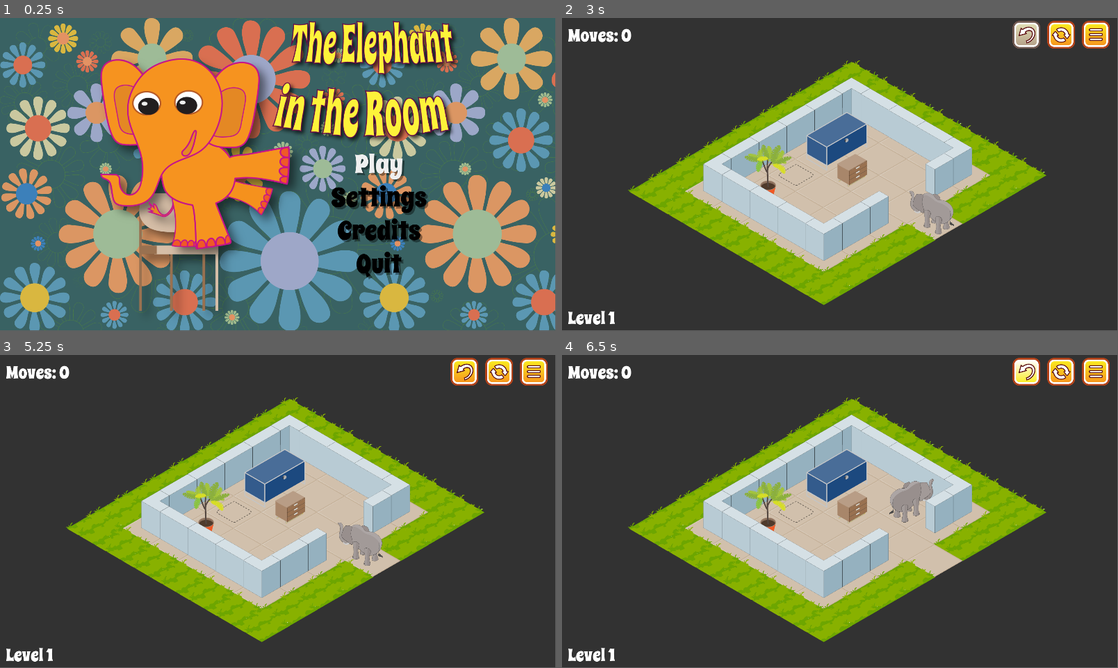
Above: before the commit, frames 1-4 (two rows, left to right).
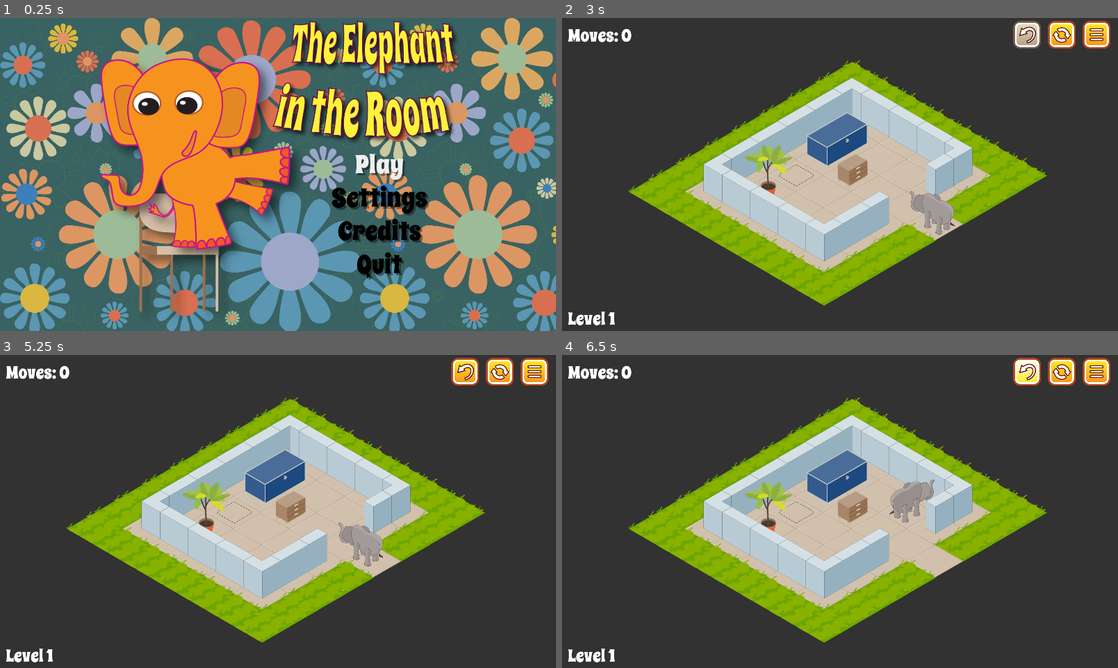
Above: after the commit, the same moments.

Repository: tripodsan/elephant-game
Game: Godot game, scene res://main.tscn
Same seed, same stepped clock (60 frames per second), same inputs: the game is played once before the commit and once after it.
Inputs (mouse positions are in pixels of both pictures, inside the frame that each line leads up to):
- Up to frame 1 (0.25 s): no input
- Up to frame 2 (3 s): click (1062, 36) at 0.5 s; click (1062, 36) at 1.25 s; click (1062, 36) at 2 s; click "Play" at 2.75 s
- Up to frame 3 (5.25 s): click (533, 373) at 3.5 s; click "Play" at 4.25 s; tap Enter at 5 s; move the mouse to (400, 495) at 5.02 s; hold Right (move_right) from 5.03 s (still down); click (400, 495) at 5.17 s
- Up to frame 4 (6.5 s): release Right (move_right) at 5.75 s; click (1029, 373) at 5.75 s
In our replay, the window is 799x449 before the commit and 800x450 after it. These sizes can differ from the game's own. Grey fills any space a smaller window leaves; there, only what the larger window draws over its background counts as a difference.

The runs differ from the first frame. In frame 1, 8.4% of the frame differs, in the area x 0-100%, y 0-100%; in frame 2, 2.6%; in frame 3, 2.6%; in frame 4, 2.6%.

Commit message:
fix resolution issue

Diff:
--- a/project.godot
+++ b/project.godot
@@ -39,7 +39,8 @@
 window/size/width=1920
 window/size/height=1080
 window/dpi/allow_hidpi=true
-window/stretch/aspect="keep_height"
+window/stretch/mode="viewport"
+window/stretch/aspect="keep"
 
 [gui]
 
